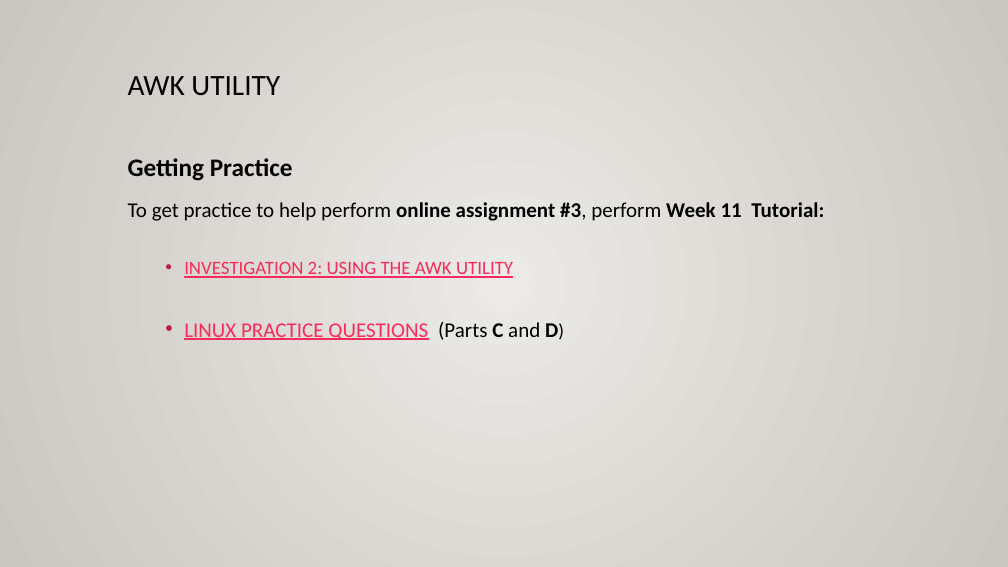
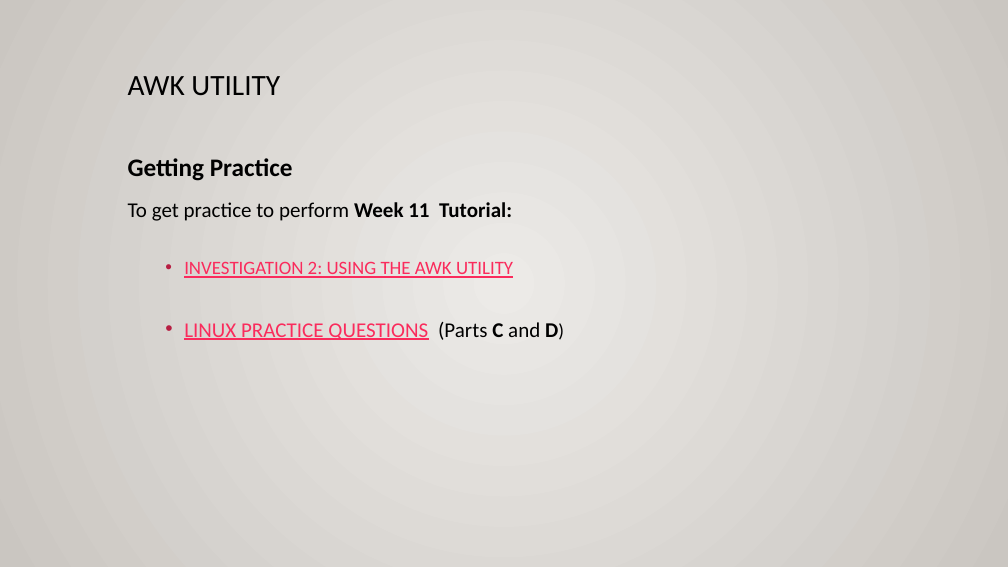
Before and after one commit to OSL640/slides, a slide deck: slide 35 of OSL640-Week11.pptx. Drawn at 1008x567 pixels with LibreOffice and Linux fonts; fonts in the diff are those of the drawing. Boxes give left, top, right and bottom in pixels: in the first picture for what was removed or moved away, otherwise in the second. Text is boxed around its words. In the diff, an @@ line names an element or a change of style, - is before the commit and + after.

Commit message:
Removed references to assignments.

```diff
--- a/OSL640-Week11.pptx
+++ b/OSL640-Week11.pptx
@@ text at <box>128,202,512,221</box>: text changed @@
-To get practice to help perform online assignment #3, perform Week 11 Tutorial:
+To get practice to perform Week 11 Tutorial:
```
Also in this commit, not shown: 1 other slide changed, 13 other files.
